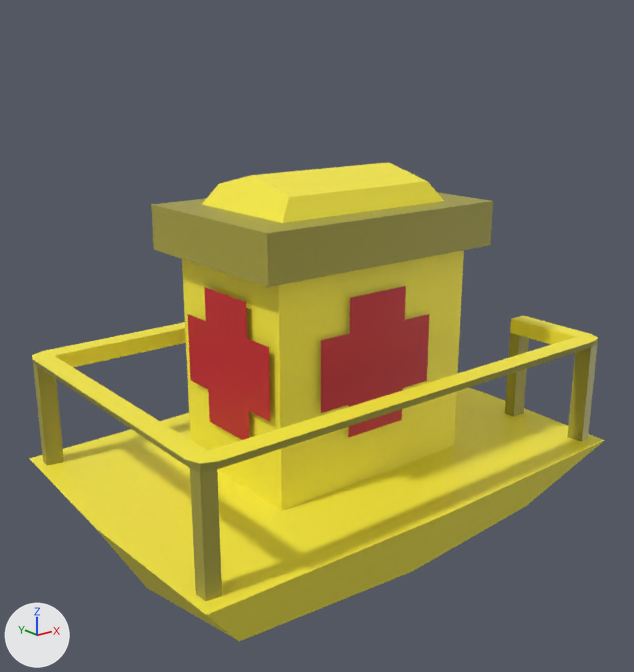
The OBJ model assets/3dmodels/Prop_Buoy.obj: old version first, new version second.
The view is the same before and after, from a 50 mm lens placed at (-1.49, -1.753, 1.333), pointed at (-0.094, -0.008, 0.635). Every picture has the same lights, and +X, +Y and +Z are marked at lower left. Where no turn or scale is listed for an object, it has been applied to the vertices.

Before the edit, the objects in view are built like this:
```python
me_buoy = bpy.data.meshes.new('Buoy')
me_buoy.from_pydata(...)  # 174 vertices, 143 faces; spans x -0.753..0.627, y -0.471..0.473, z 0.035..1.073
me_buoy.materials.append(mat_material_016)  # picture img_buoy_color_png
ob_buoy = bpy.data.objects.new('Buoy', me_buoy)
ob_buoy.location = (0.0, 0.0, 0.0)
```
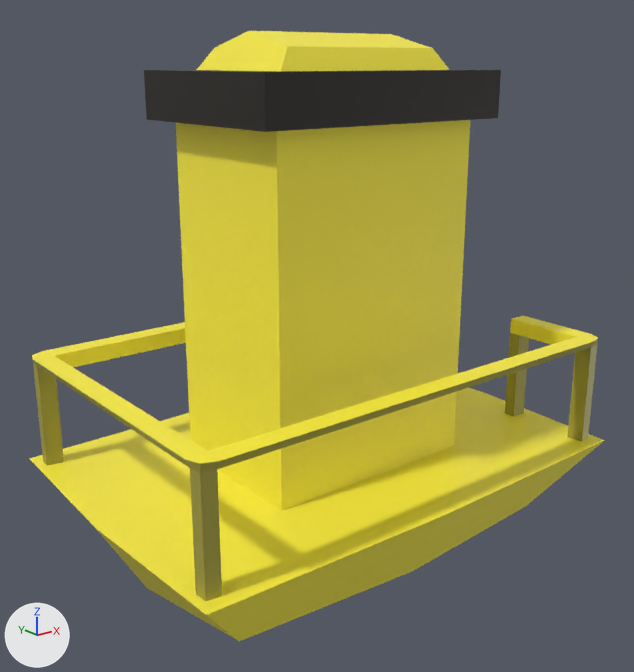
Where the change shows, as pixel boxes [x1, y1, x2, y2] in the pictures (634 x 672 px; the box of a moved part takes in the faces that stretch with it):
```json
{"object": "Buoy", "change": "reshaped", "before": [29, 162, 605, 641], "after": [29, 31, 605, 641], "on screen": "27% taller"}
{"part": 1, "of": "me_buoy", "change": "deleted", "before": [188, 287, 270, 440], "on screen": "red"}
{"part": 2, "of": "me_buoy", "change": "deleted", "before": [321, 286, 430, 438], "on screen": "red"}
{"part": 3, "of": "me_buoy", "change": "moved or reshaped", "before": [182, 162, 464, 511], "after": [176, 31, 470, 511]}
{"part": 4, "of": "me_buoy", "change": "surface changed", "before": [151, 192, 493, 287], "after": [144, 69, 501, 132]}
```

Edits to the scene script, one JSON object a line:
```json
{"block": "me_buoy", "where": "# used by ob_buoy; location = (0.0, 0.0, 0.0)"}
{"op": "remove", "block": "me_buoy", "code": "me_buoy.from_pydata(...)  # 174 vertices, 143 faces; spans x -0.753..0.627, y -0.471..0.473, z 0.035..1.073"}
{"op": "add", "block": "me_buoy", "code": "me_buoy.from_pydata(...)  # 138 vertices, 128 faces; spans x -0.753..0.627, y -0.471..0.473, z 0.035..1.399"}
{"block": "me_buoy", "change": "me_buoy part 1: the loose piece of 12 vertices spanning x -0.38, y -0.19..0.171, z 0.436..0.797 is deleted"}
{"block": "me_buoy", "change": "me_buoy part 2: the loose piece of 12 vertices spanning x -0.254..0.107, y -0.223, z 0.436..0.797 is deleted"}
{"block": "me_buoy", "change": "me_buoy part 3"}
{"block": "me_buoy", "change": "41 vertices in x -0.424..0.297, y -0.251..0.253, z 0.869..1.073 move by (0.0, 0.0, 0.326)"}
{"block": "me_buoy", "change": "me_buoy part 4: 24 kept faces spanning x -0.424..0.297, y -0.251..0.253, z 1.195..1.312 get new texture (UV) coordinates"}
```
